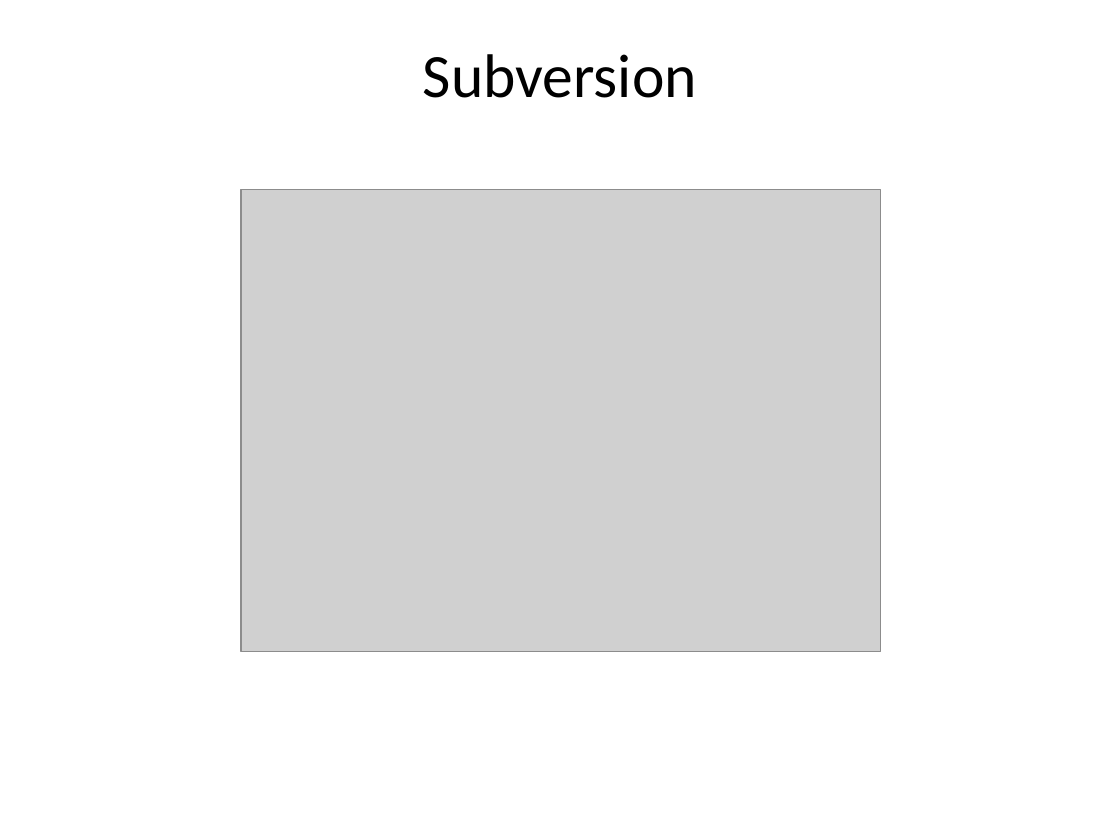
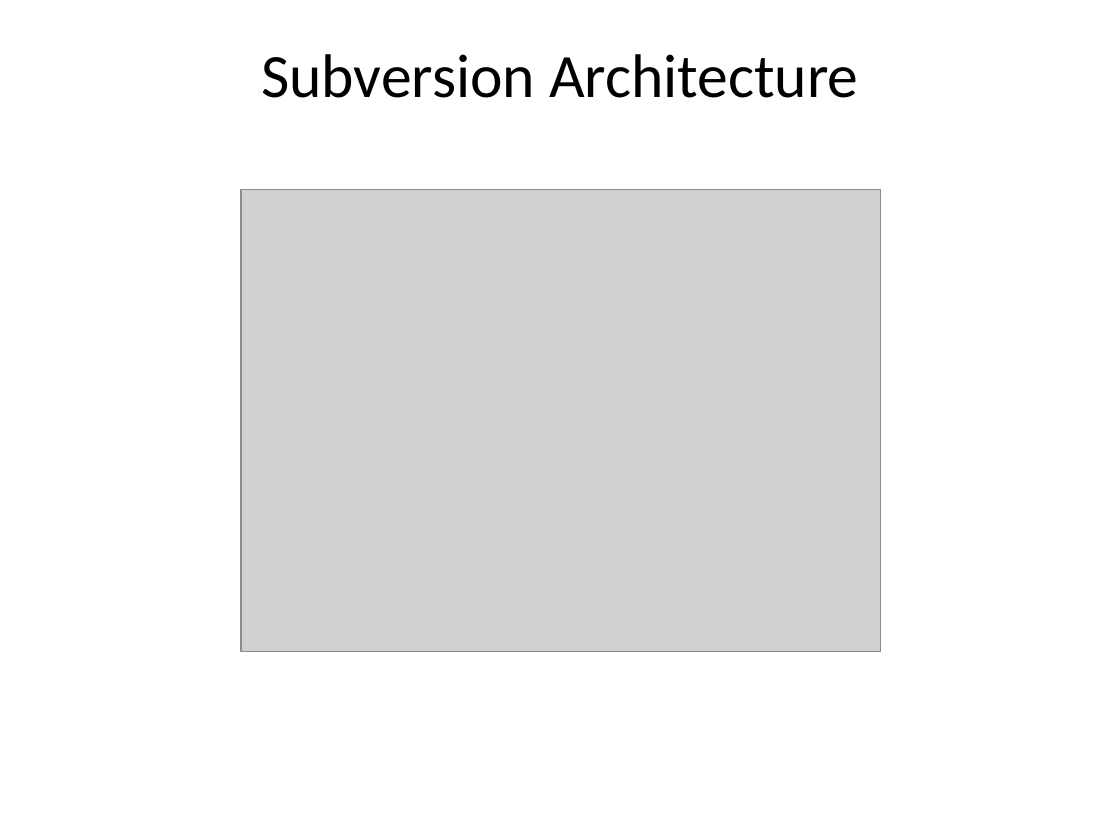
Before and after one commit to dongpingsheng/learngit, a slide deck: slide 2 of LearnGit.pptx. Drawn at 1120x840 pixels with LibreOffice and Linux fonts; fonts in the diff are those of the drawing; grey boxes stand for pictures. Boxes give left, top, right and bottom in pixels: in the first picture for what was removed or moved away, otherwise in the second. Text is boxed around its words. In the diff, an @@ line names an element or a change of style, - is before the commit and + after.

```diff
--- a/LearnGit.pptx
+++ b/LearnGit.pptx
@@ title at (x1=261, y1=54, x2=858, y2=98): text changed @@
-Subversion
+Subversion Architecture
```
Also in this commit, not shown: 8 other slides changed, 12 slides added, 1 slide removed.
